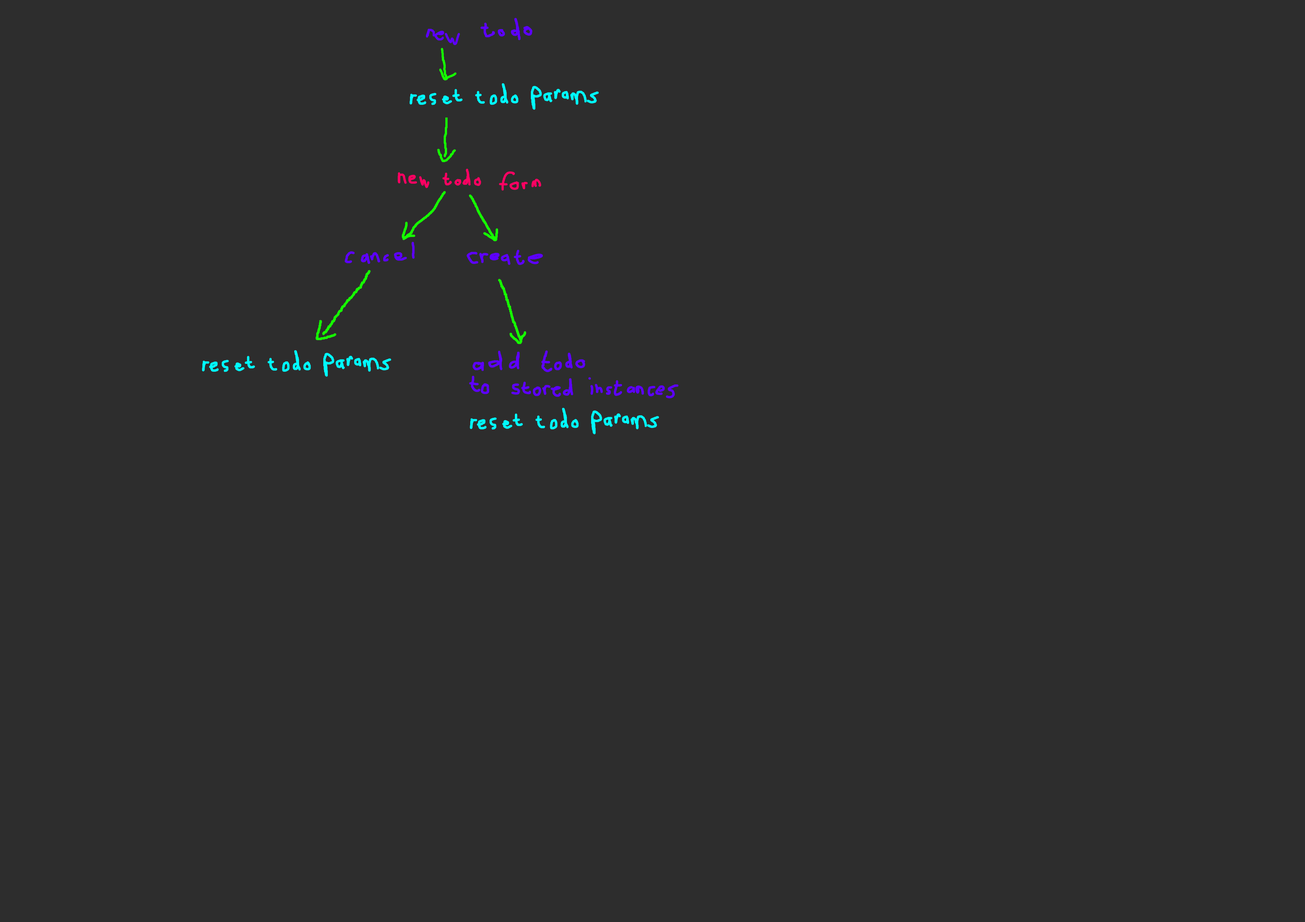
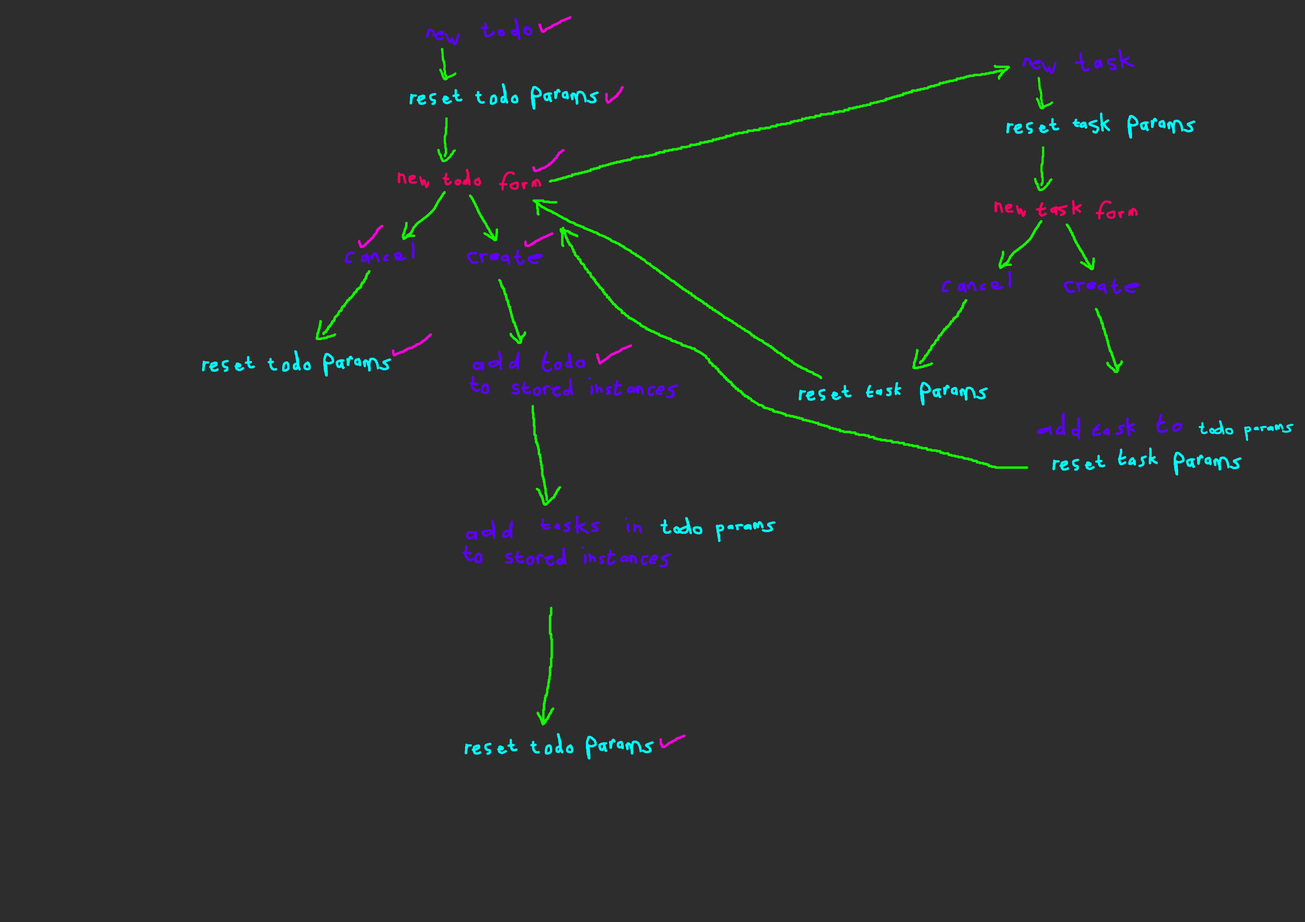
Comparing the layer stacks of the two 1305×922 images. Changes:
added layer "Paint Layer 2" above "Paint Layer 1" over (357, 15, 715, 761)
painted on "Paint Layer 1" over (357, 15, 1294, 761)
